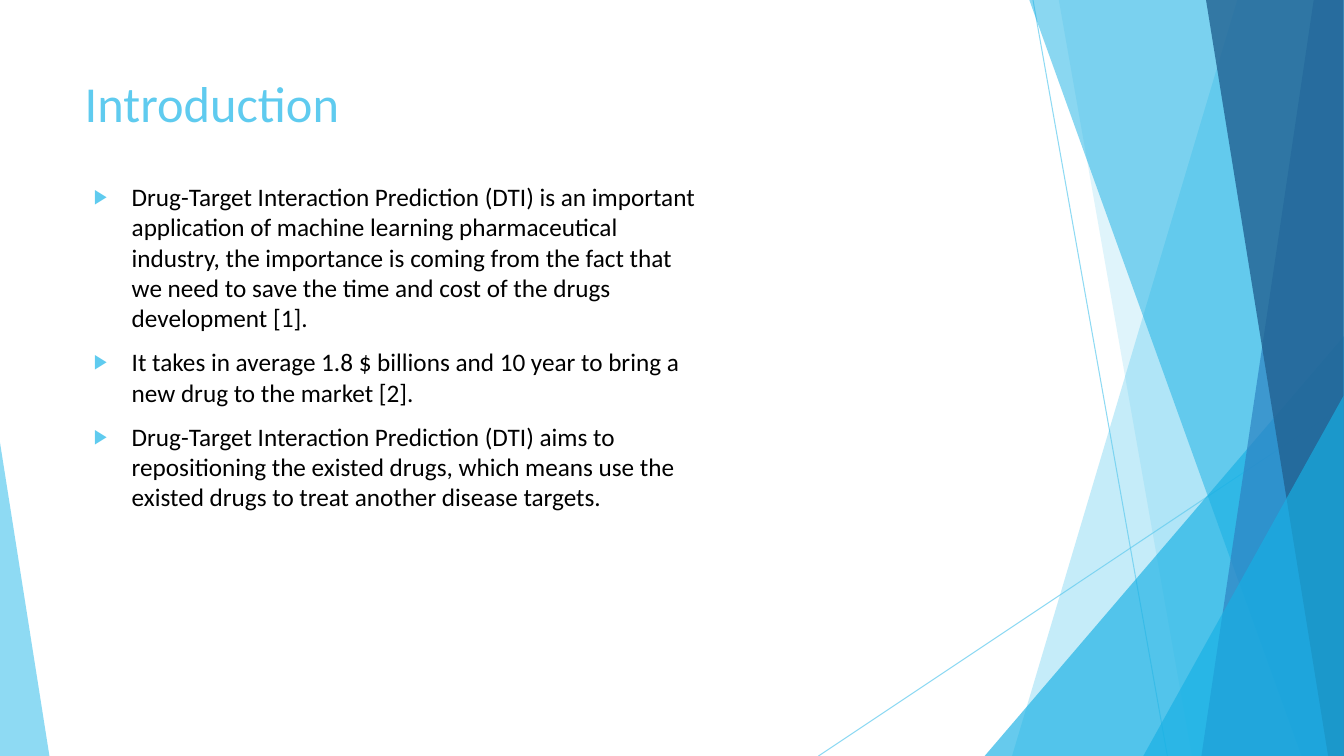
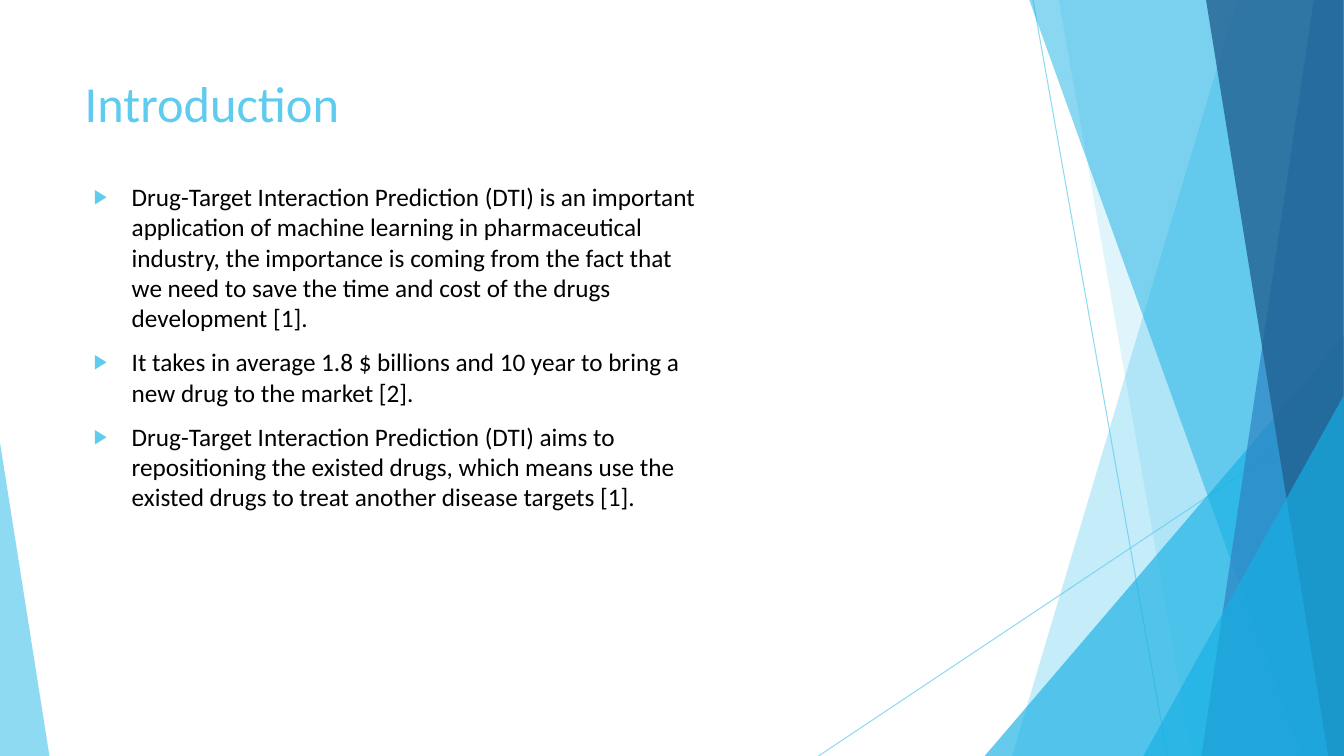
Before and after one commit to AbdullahAlZoabi/Drug-Target-Interaction-Prediction, a slide deck: slide 3 of Drug-Target Interaction Prediction.pptx. Drawn at 1344x756 pixels with LibreOffice and Linux fonts; fonts in the diff are those of the drawing. Boxes give left, top, right and bottom in pixels: in the first picture for what was removed or moved away, otherwise in the second. Text is boxed around its words. In the diff, an @@ line names an element or a change of style, - is before the commit and + after.

```diff
--- a/Drug-Target Interaction Prediction.pptx
+++ b/Drug-Target Interaction Prediction.pptx
@@ text at box(132, 187, 695, 331): text changed @@
-▶ Drug-Target Interaction Prediction (DTI) is an important application of machine learning pharmaceutical industry, the importance is coming from the fact that we need to save the time and cost of the drugs development [1].
+▶ Drug-Target Interaction Prediction (DTI) is an important application of machine learning in pharmaceutical industry, the importance is coming from the fact that we need to save the time and cost of the drugs development [1].
@@ text at box(132, 427, 674, 511): text changed @@
-▶ Drug-Target Interaction Prediction (DTI) aims to repositioning the existed drugs, which means use the existed drugs to treat another disease targets.
+▶ Drug-Target Interaction Prediction (DTI) aims to repositioning the existed drugs, which means use the existed drugs to treat another disease targets [1].
```
Also in this commit, not shown: 6 other slides changed, 3 slides added, 1 slide removed.
